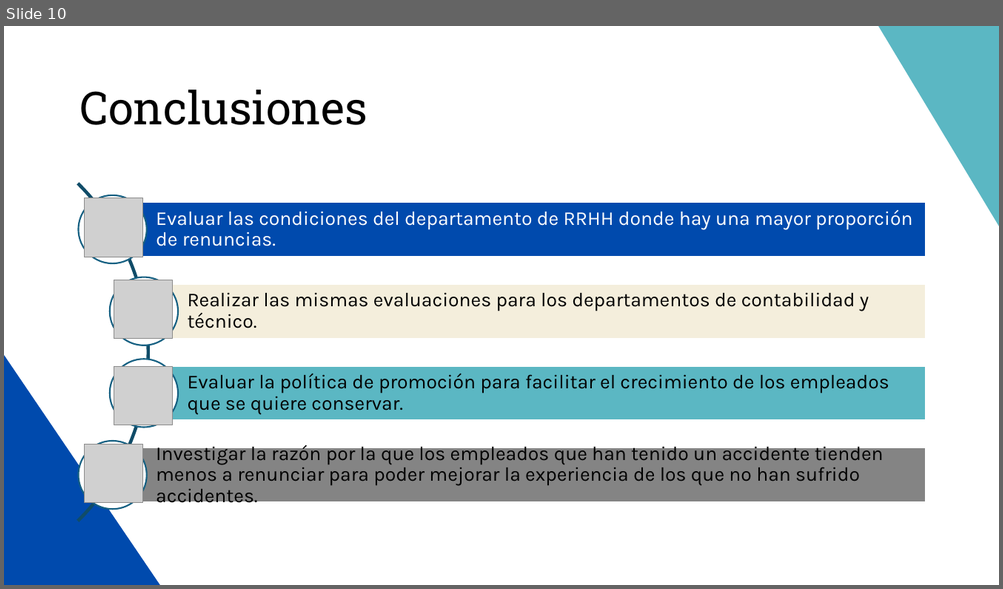
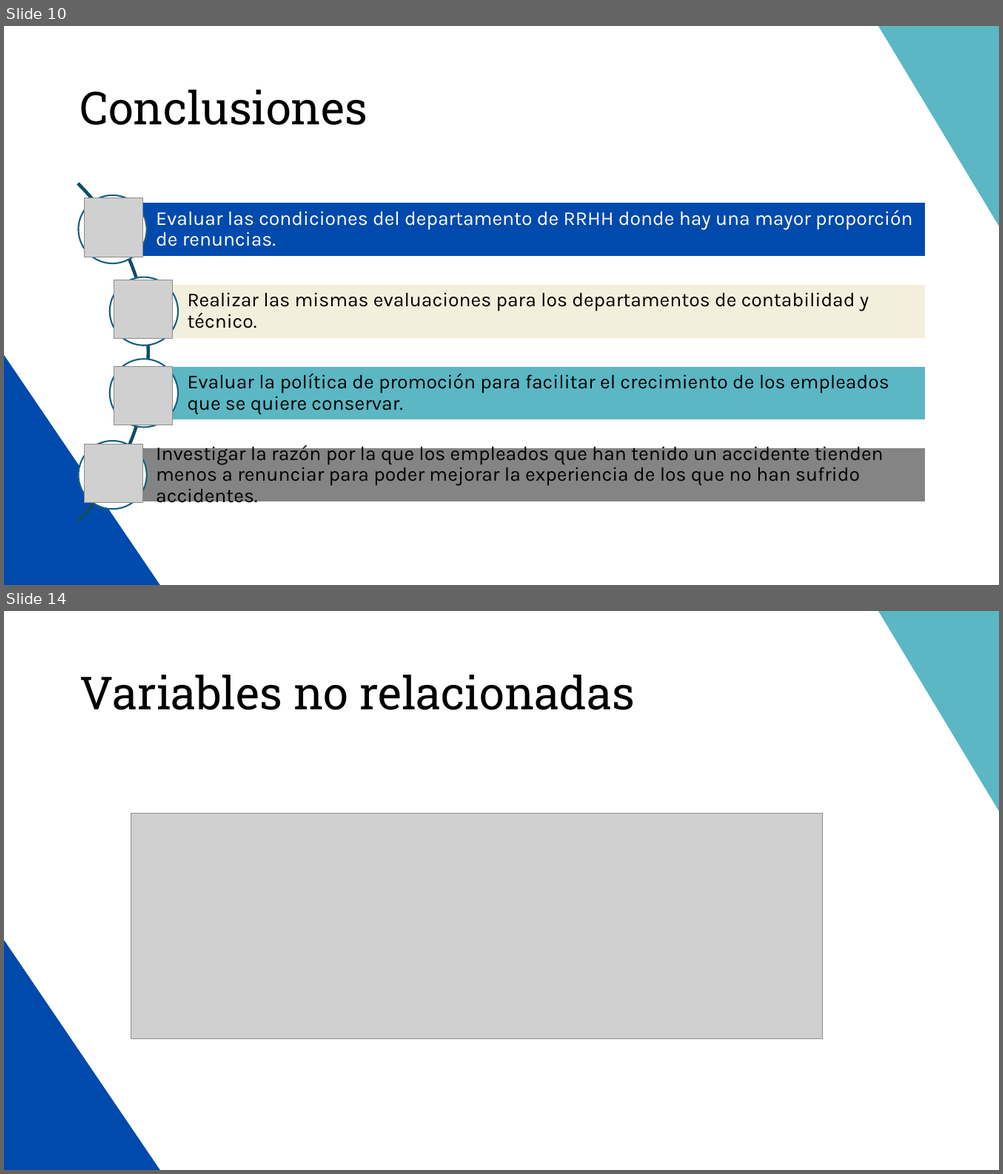
Before and after one commit to MiguelAMeloM/Miguel_DataAnalytics, a slide deck: RRHH/Data_Storytelling.pptx. Shown one above the other, each under a label of ours: slide 10 before the commit, slides 10 and 14 after it; the slides between them are not shown. The pictures are 1003x589 and 1003x1174 pixels, drawn with LibreOffice and Linux fonts; fonts in the diff are those of the drawing; grey boxes stand for pictures. Boxes give left, top, right and bottom in pixels: in the first picture for what was removed or moved away, otherwise in the second. Text is boxed around its words. In the diff, an @@ line names an element or a change of style, - is before the commit and + after.

```diff
--- a/RRHH/Data_Storytelling.pptx
+++ b/RRHH/Data_Storytelling.pptx
@@ slide 14 added at [4,611,999,1170], background #FFFFFF; not listed: 2 template elements that a slide beside it also shows @@
@@ title added at [79,675,634,710], 44 pt, text #000000 @@
+Variables no relacionadas
@@ picture added at [131,814,822,1039] @@
```
Also in this commit, not shown: 7 other slides added, 1 other file.
